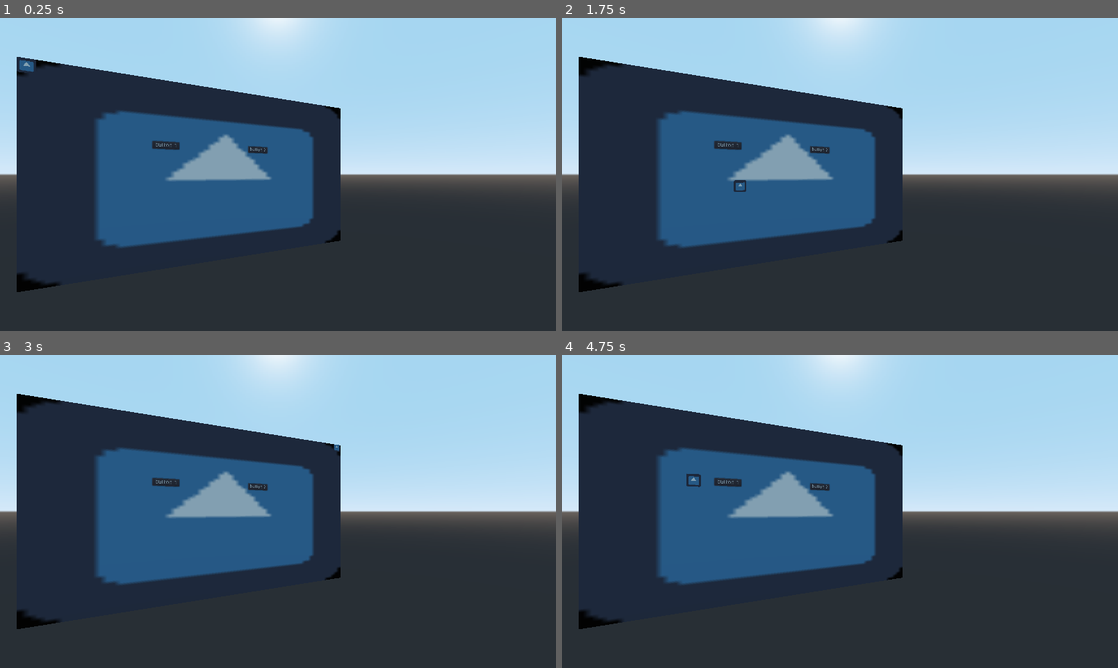
Above: before the commit, frames 1-4 (two rows, left to right).
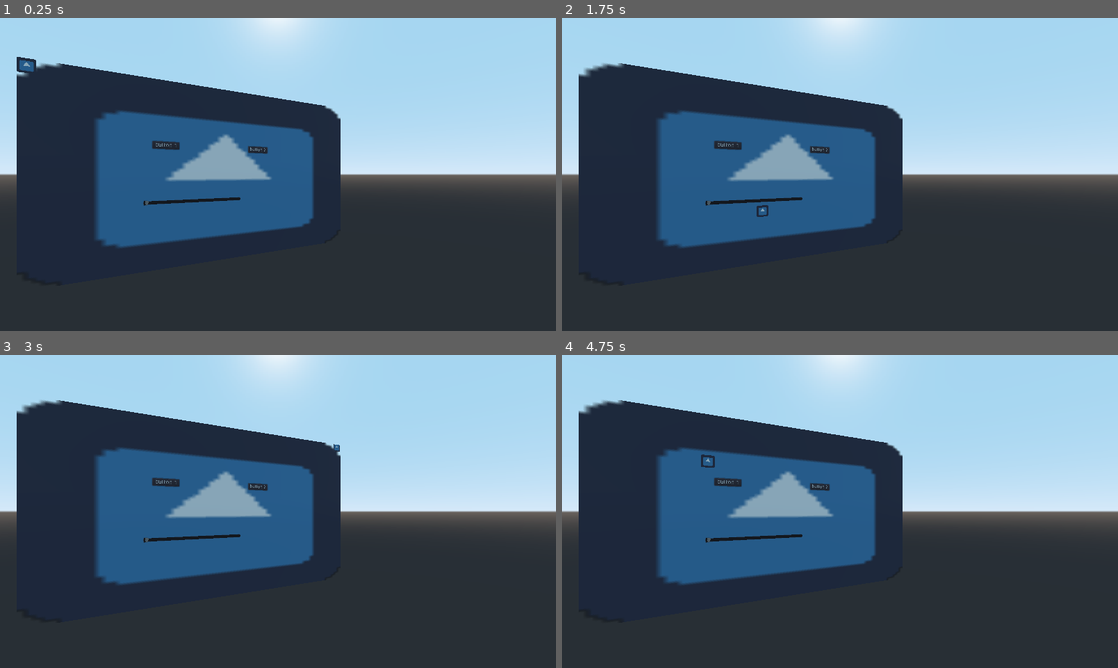
Above: after the commit, the same moments.

Repository: evsey9/GodotLibrary
Game: Godot game, scene res://menu.tscn
The game is run twice, just before and just after one commit, with the same random seed, the same clock (stepped at 60 frames per second) and the same inputs. The engine's default icon, where the game draws it, is replaced by a stand-in: a white triangle on a blue panel in a dark square.
Inputs (mouse positions are in pixels of both pictures, inside the frame that each line leads up to):
- Up to frame 1 (0.25 s): no input
- Up to frame 2 (1.75 s): tap Enter at 0.5 s; move the mouse to (962, 158) at 0.52 s; click (962, 158) at 0.67 s; tap Space at 1.25 s; drag from (728, 190) to (812, 237) at 1.27 s
- Up to frame 3 (3 s): move the mouse to (333, 442) at 2.02 s; click (333, 442) at 2.17 s; tap Enter at 2.75 s; drag from (250, 574) to (111, 464) at 2.77 s
- Up to frame 4 (4.75 s): move the mouse to (1006, 558) at 3.52 s; click (1006, 558) at 3.67 s; tap Space at 4.25 s; drag from (673, 464) to (756, 433) at 4.27 s

The runs differ from the first frame. In frame 1, 0.6% of the frame differs, in the area x 3-62%, y 13-88%; in frame 2, 0.8%; in frame 3, 0.7%; in frame 4, 0.9%, in the area x 3-62%, y 12-88%.
Error in both runs: Invalid get index 'position' (on base: 'InputEventKey'). (res://Scenes/MenuInterface/MenuInterface.gd:17)

Commit message:
fixed stuff

Diff:
--- a/Projects/ViewportInterface/Scenes/MenuInterface/MenuArea.gd
+++ b/Projects/ViewportInterface/Scenes/MenuInterface/MenuArea.gd
@@ -22,7 +22,7 @@
 
 
 # Mouse events for Area
-func _input_event(camera, event, click_pos, click_normal, shape_idx):
+func _menu_input_event(camera, event, click_pos, click_normal, shape_idx):
 	# Use click pos (click in 3d space, convert to area space)
 	var pos = self.get_global_transform().affine_inverse()
 	# the click pos is not zero, then use it to convert from 3D space to area space
--- a/Projects/ViewportInterface/Scenes/MenuInterface/MenuArea.tscn
+++ b/Projects/ViewportInterface/Scenes/MenuInterface/MenuArea.tscn
@@ -6,18 +6,25 @@
 [sub_resource type="QuadMesh" id=1]
 size = Vector2( 1.6, 0.9 )
 
-[sub_resource type="ViewportTexture" id=7]
+[sub_resource type="ViewportTexture" id=2]
 viewport_path = NodePath("Viewport")
 
-[sub_resource type="SpatialMaterial" id=6]
+[sub_resource type="SpatialMaterial" id=3]
 resource_local_to_scene = true
-albedo_texture = SubResource( 7 )
+flags_transparent = true
+albedo_texture = SubResource( 2 )
+metallic_specular = 0.0
+roughness = 0.0
+emission_enabled = true
+emission = Color( 0, 0, 0, 1 )
+emission_energy = 1.0
+emission_operator = 0
+emission_on_uv2 = false
 
 [sub_resource type="BoxShape" id=4]
 extents = Vector3( 0.8, 0.45, 0.001 )
 
 [node name="MenuArea" type="Area"]
-input_capture_on_drag = true
 script = ExtResource( 1 )
 
 [node name="Viewport" parent="." instance=ExtResource( 2 )]
@@ -26,7 +33,8 @@
 
 [node name="MeshInstance" type="MeshInstance" parent="."]
 mesh = SubResource( 1 )
-material/0 = SubResource( 6 )
+material/0 = SubResource( 3 )
 
 [node name="CollisionShape" type="CollisionShape" parent="."]
 shape = SubResource( 4 )
+[connection signal="input_event" from="." to="." method="_menu_input_event"]
--- a/Projects/ViewportInterface/Scenes/MenuInterface/MenuInterface.gd
+++ b/Projects/ViewportInterface/Scenes/MenuInterface/MenuInterface.gd
@@ -1,4 +1,4 @@
-extends CanvasLayer
+extends Control
 
 # Declare member variables here. Examples:
 # var a = 2
@@ -14,4 +14,8 @@
 
 func _input(event):
 	pass
-	$Control/cursor.rect_position = event.position
+	$cursor.rect_position = event.position
+
+func _on_Button_pressed():
+	OS.alert("test")
+	print("test")
--- a/Projects/ViewportInterface/Scenes/MenuInterface/MenuInterface.tscn
+++ b/Projects/ViewportInterface/Scenes/MenuInterface/MenuInterface.tscn
@@ -38,3 +38,10 @@
 mouse_filter = 2
 texture = ExtResource( 2 )
 expand = true
+
+[node name="HSlider" type="HSlider" parent="Control"]
+margin_left = 238.0
+margin_top = 318.0
+margin_right = 500.0
+margin_bottom = 334.0
+[connection signal="pressed" from="Control/Button" to="Control" method="_on_Button_pressed"]
Not shown: 1 places in Projects/ViewportInterface/Scenes/MenuInterface/MenuInterface.tscn that only renumber resources
